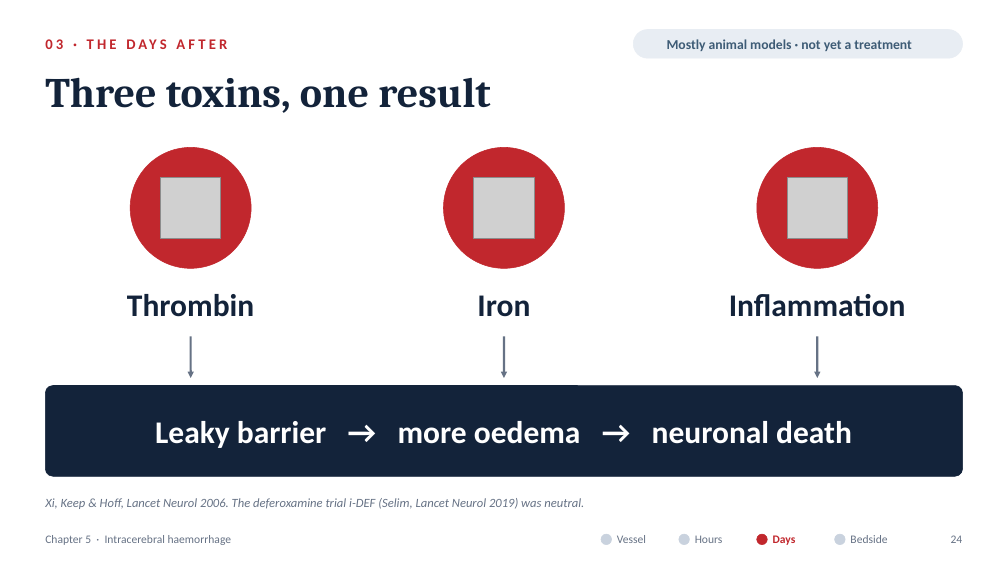
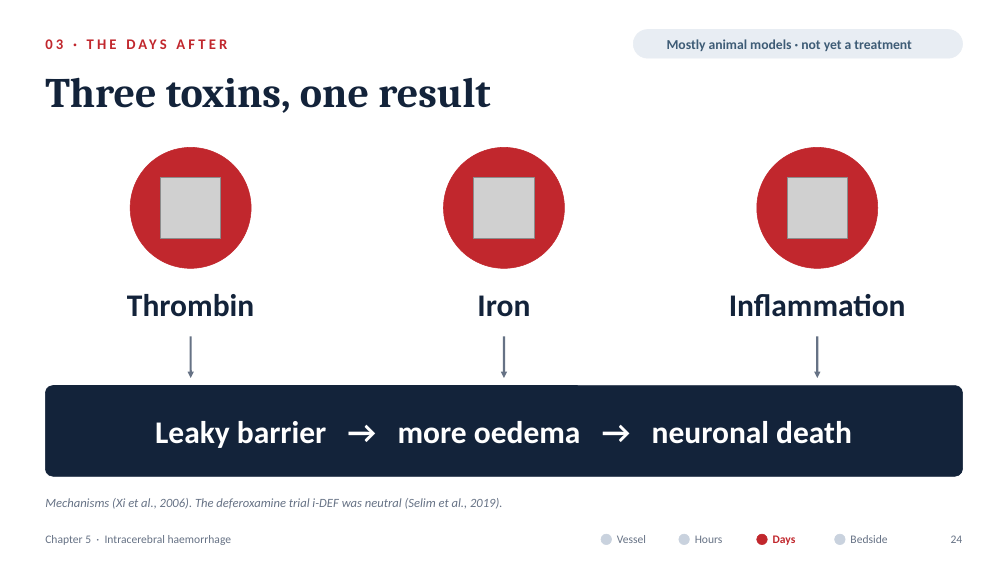
Before and after one commit to fredtom1/fred-Tom-, a slide deck: slide 24 of Chapter5_ICH_Pathophysiology.pptx. Drawn at 1008x567 pixels with LibreOffice and Linux fonts; fonts in the diff are those of the drawing; grey boxes stand for pictures; background and template pictures are left out. Boxes give left, top, right and bottom in pixels: in the first picture for what was removed or moved away, otherwise in the second. Text is boxed around its words. In the diff, an @@ line names an element or a change of style, - is before the commit and + after.

```diff
--- a/Chapter5_ICH_Pathophysiology.pptx
+++ b/Chapter5_ICH_Pathophysiology.pptx
@@ text at box(45, 498, 502, 509): text changed @@
-Xi, Keep & Hoff, Lancet Neurol 2006. The deferoxamine trial i-DEF (Selim, Lancet Neurol 2019) was neutral.
+Mechanisms (Xi et al., 2006). The deferoxamine trial i-DEF was neutral (Selim et al., 2019).
```
Also in this commit, not shown: 28 other slides changed, 4 slides added, 2 slides removed, 15 other files.
